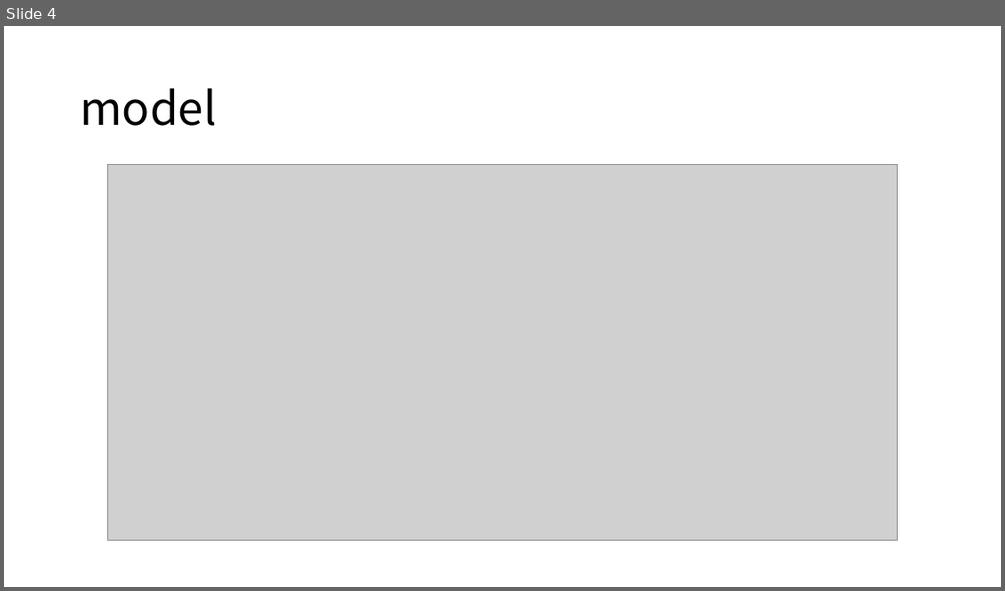
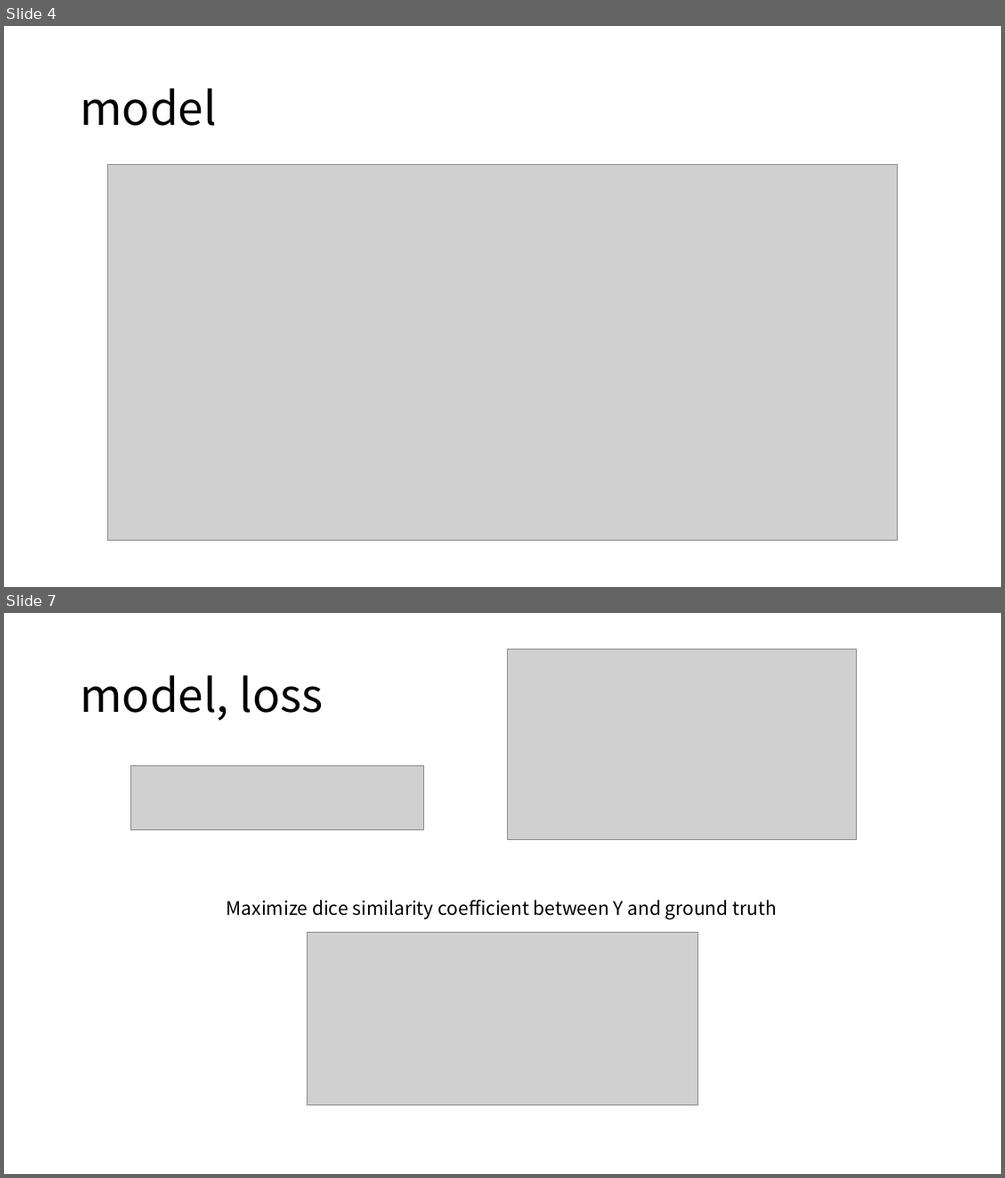
Before and after one commit to kyle1213/deep-learning-study, a slide deck: presentations/Convolution-Free Medical Image Segmentation using Transformers.pptx. Shown one above the other, each under a label of ours: slide 4 before the commit, slides 4 and 7 after it; the slides between them are not shown. The pictures are 1005x591 and 1005x1178 pixels, drawn with LibreOffice and Linux fonts; fonts in the diff are those of the drawing; grey boxes stand for pictures. Boxes give left, top, right and bottom in pixels: in the first picture for what was removed or moved away, otherwise in the second. Text is boxed around its words. In the diff, an @@ line names an element or a change of style, - is before the commit and + after.

Commit message:
Conv free semantic segmentation model presentation done

```diff
--- a/presentations/Convolution-Free Medical Image Segmentation using Transformers.pptx
+++ b/presentations/Convolution-Free Medical Image Segmentation using Transformers.pptx
@@ slide 7 added at (4,613,1001,1174), background #FFFFFF @@
@@ picture added at (508,649,857,840) @@
@@ title added at (80,675,324,721), 44 pt, text #000000 @@
+model, loss
@@ picture added at (131,765,424,829) @@
@@ text added at (226,900,776,919), 18 pt, text #000000 @@
+Maximize dice similarity coefficient between Y and ground truth
@@ picture added at (307,932,698,1104) @@
```
Also in this commit, not shown: 7 other slides added.
